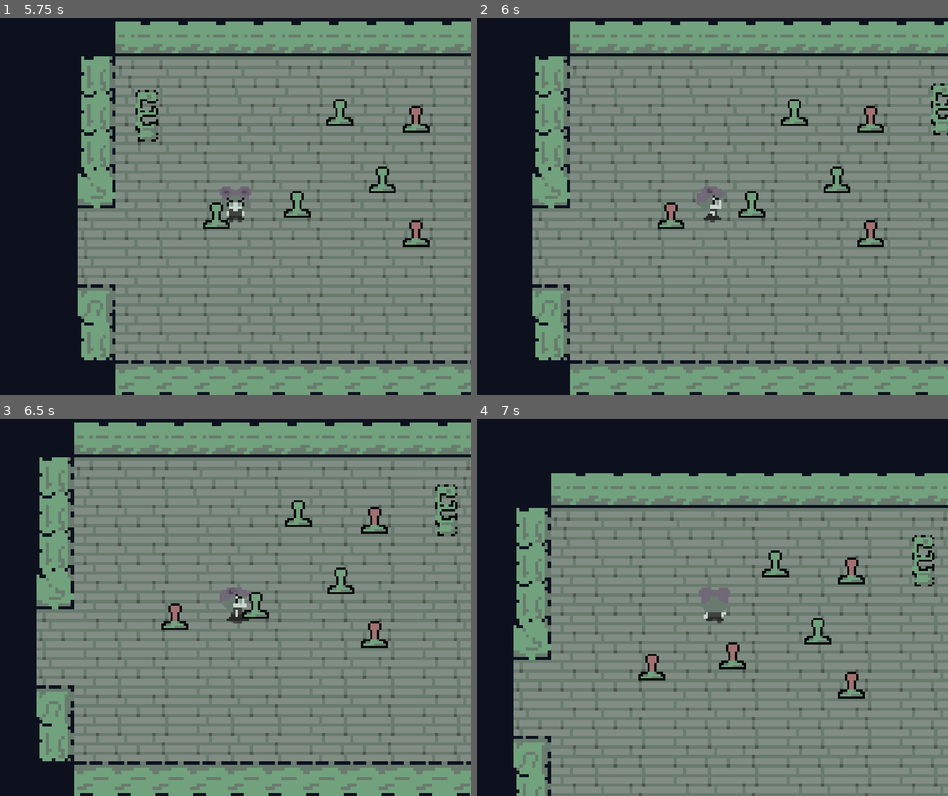
Above: before the commit, frames 1-4 (two rows, left to right).
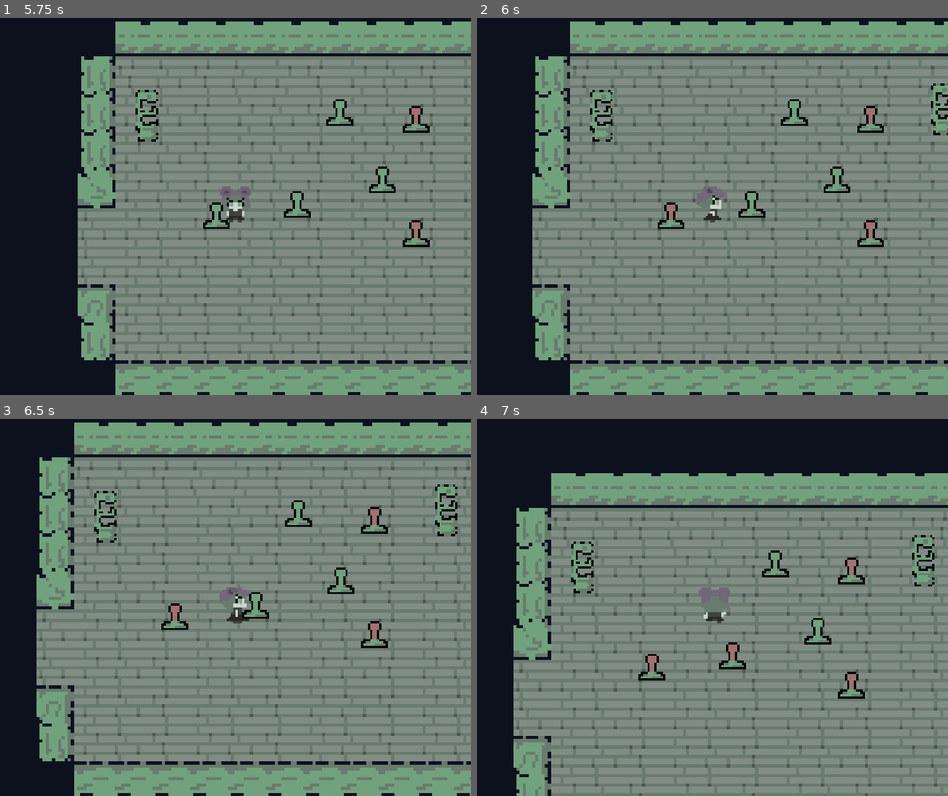
Above: after the commit, the same moments.

Repository: Minenik2/Klokka-ShadowVampires
Game: Godot game, scene res://levels/game_level.tscn
Same seed, same stepped clock (60 frames per second), same inputs: the game is played once before the commit and once after it.
Inputs:
- Up to frame 1 (5.75 s): tap Enter at 0.5 s; hold D (right) 0.53-1.28 s; tap Space (interact) at 0.6, 1.35, 2.1, 2.85, 3.5, 3.6, 4.35, 5.1 s; hold S (down) 1.28-2.03 s; hold D (right) 2.03-2.78 s; hold W (up) 2.78-3.53 s; hold A (left) 3.53-5.03 s; hold S (down) from 5.03 s (still down)
- Up to frame 2 (6 s): tap Enter at 5.75 s; release S (down) at 5.78 s; hold D (right) from 5.78 s (still down); tap Space (interact) at 5.85 s
- Up to frame 3 (6.5 s): keep holding D (right)
- Up to frame 4 (7 s): release D (right) at 6.53 s; hold W (up) from 6.53 s (still down); tap Space (interact) at 6.6 s

Frame 1 is identical in both runs. In frame 2, 0.3% of the frame differs, in the area x 24-29%, y 19-33%; in frame 3, 0.3%; in frame 4, 0.3%.
Error after the commit: Invalid call. Nonexistent function 'activate_laser' in base 'Nil'. (res://Switch/Switch.gd:27)

Commit message:
easier to assign lasers

Diff:
--- a/Switch/Switch.gd
+++ b/Switch/Switch.gd
@@ -1,5 +1,6 @@
 extends StaticBody2D
 
+@export var laser_beam_scene: Node2D
 @onready var sprite = $Sprite2D
 @onready var laser = get_node("../Laser") # Adjust the path to your laser node if different
 var is_on = false
@@ -22,6 +23,8 @@
 
 func update_laser():
 	if is_on:
-		laser.activate_laser()
+		#laser.activate_laser()
+		laser_beam_scene.activate_laser()
 	else:
-		laser.deactivate_laser()
+		#laser.deactivate_laser()
+		laser_beam_scene.deactivate_laser()
--- a/levels/game_level.tscn
+++ b/levels/game_level.tscn
@@ -123,8 +123,9 @@
 unique_name_in_owner = true
 position = Vector2(14, 26)
 
-[node name="Switch" parent="." instance=ExtResource("4_fmuuw")]
+[node name="Switch" parent="." node_paths=PackedStringArray("laser_beam_scene") instance=ExtResource("4_fmuuw")]
 position = Vector2(100, 25)
+laser_beam_scene = NodePath("../Laser")
 
 [node name="Switch2" parent="." instance=ExtResource("4_fmuuw")]
 position = Vector2(81, 66)
